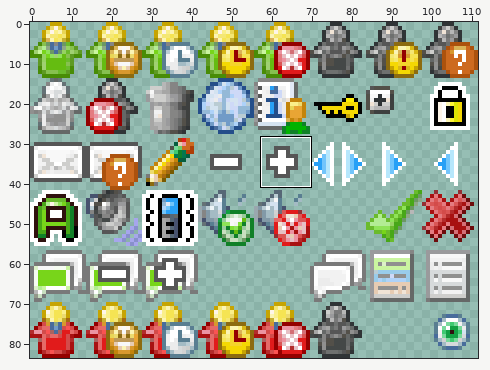
A sprite sheet gets an edit: resources/adsky/images/skin.png. Above: a wide view before the commit, with the close-up outlined.
Close-up. Before:
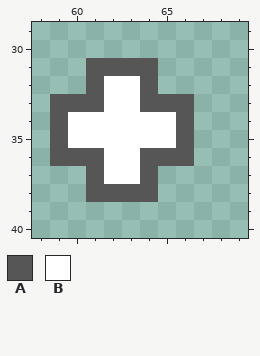
The file is 112x84 pixels. Colours within 5 levels of each other are drawn and written as one. Shown: x 58..69, y 29..40. The commit also changed other parts of the picture, which this record leaves out.
Palette (. is transparent): A #565656  B #ffffff
Pixels before, first column x 59:
31 ..AAAA..
32 ..ABBA..
33 AAABBAAA
34 ABBBBBBA
35 ABBBBBBA
36 AAABBAAA
37 ..ABBA..
38 ..AAAA..
After the commit:
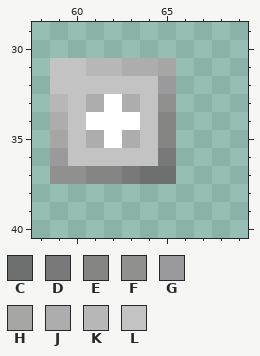
Colours new in this view: C #6e706f  D #797979  E #858584  F #90908f  G #9a9a9c  H #a6a6a5  J #adadad  K #b7b7b7  L #c3c3c3
Edits made:
Changed rows in their new state; - is an unchanged pixel.
first column x 59:
31 LLKKJJH-
32 LLLLLLG-
33 KLJ-JLF.
34 JL---LE.
35 HLJ-JLE.
36 GLLLLLD.
37 FFEEDCC-
38 --....--
